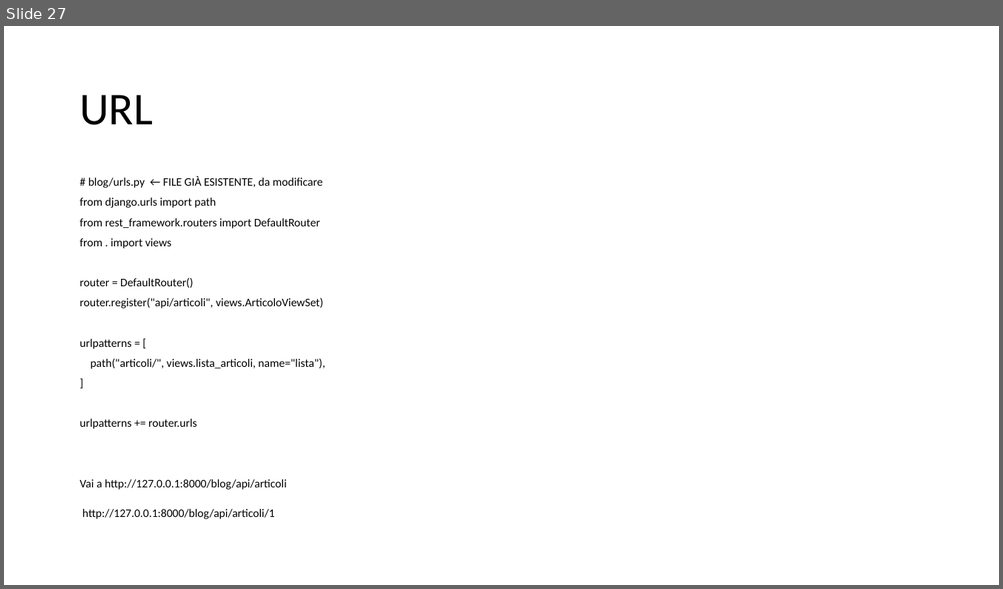
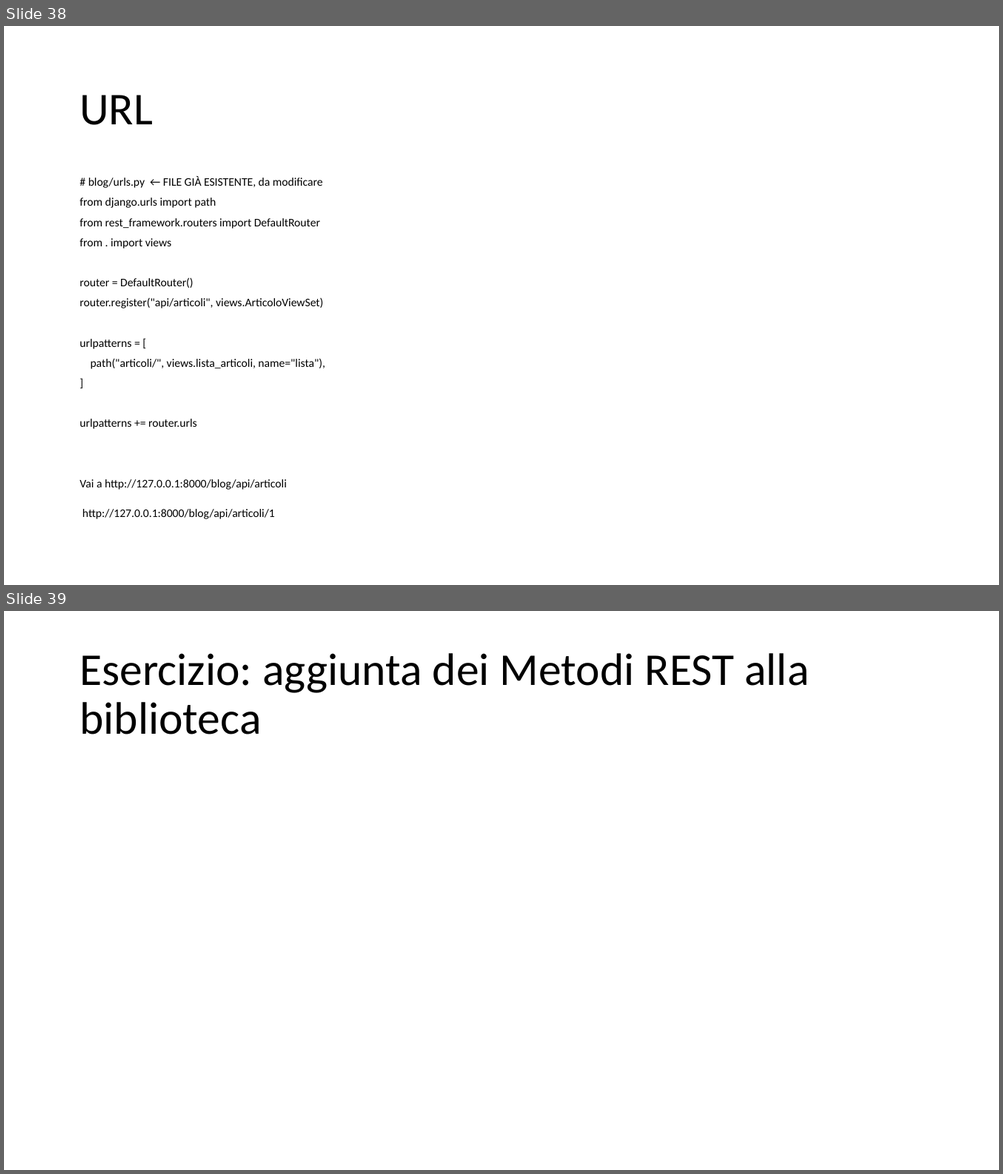
Before and after one commit to dipialx/Corso-Python, a slide deck: Lez4.pptx. Shown one above the other, each under a label of ours: slide 27 before the commit, slides 38 and 39 after it. The pictures are 1003x589 and 1003x1174 pixels, drawn with LibreOffice and Linux fonts; fonts in the diff are those of the drawing. Boxes give left, top, right and bottom in pixels: in the first picture for what was removed or moved away, otherwise in the second. Text is boxed around its words. In the diff, an @@ line names an element or a change of style, - is before the commit and + after.

```diff
--- a/Lez4.pptx
+++ b/Lez4.pptx
@@ slide 39 added at (4, 611, 999, 1170), background #FFFFFF @@
@@ title added at (79, 653, 808, 735), 44 pt, text #000000 @@
+Esercizio: aggiunta dei Metodi REST alla biblioteca
@@ what was slide 27 is now slide 38 @@
```
Also in this commit, not shown: 2 slides changed, 11 other slides added, 3 other files.
